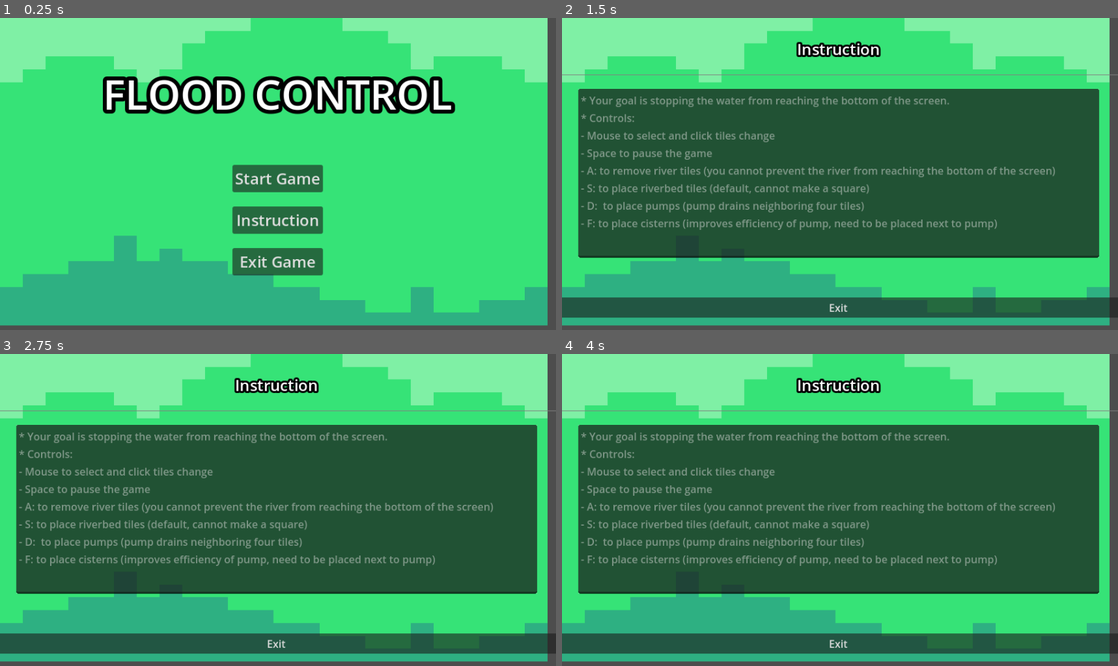
Above: before the commit, frames 1-4 (two rows, left to right).
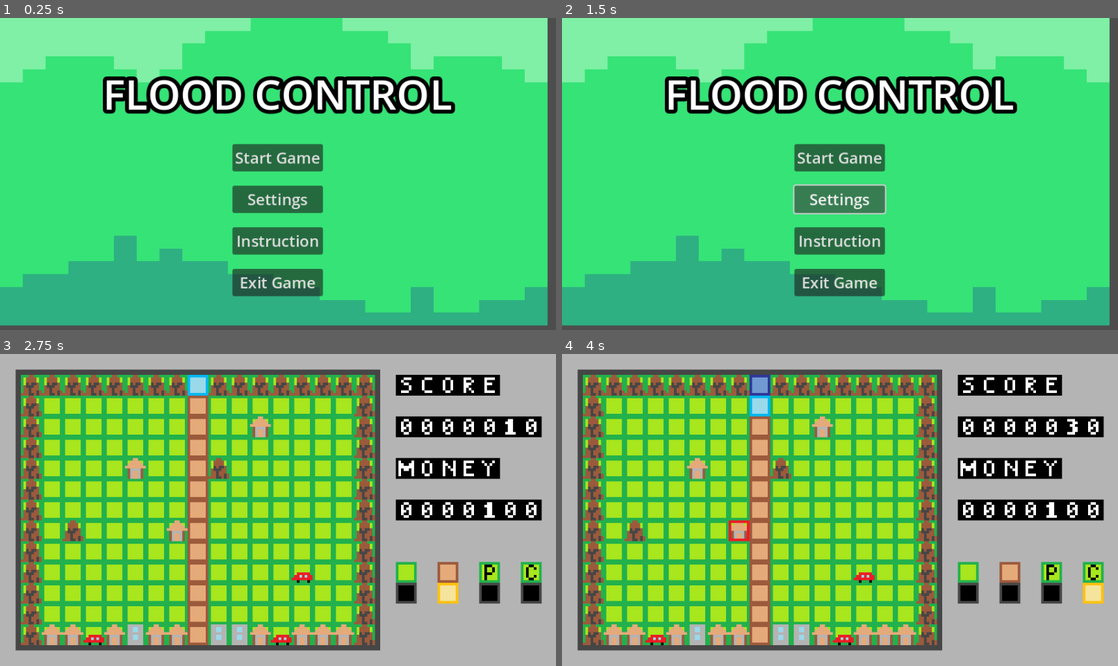
Above: after the commit, the same moments.

Repository: sho16ogura/cs292team5
Game: Godot game, scene res://main menu/main menu/main_menu.tscn
The game is run twice, just before and just after one commit, with the same random seed, the same clock (stepped at 60 frames per second) and the same inputs.
Inputs (mouse positions are in pixels of both pictures, inside the frame that each line leads up to):
- Up to frame 1 (0.25 s): no input
- Up to frame 2 (1.5 s): click "Instruction" at 0.5 s; click (840, 198) at 1.25 s, where only the run after the commit has a clickable "Settings"
- Up to frame 3 (2.75 s): click (278, 494) at 2 s, where only the run after the commit has a clickable "Start Game"
- Up to frame 4 (4 s): move the mouse to (962, 494) at 2.77 s; click (962, 494) at 2.85 s; tap Enter at 3.5 s; move the mouse to (728, 525) at 3.52 s; tap F (toggle_cistern) at 3.6 s

The runs differ from the first frame. In frame 1, 6.2% of the frame differs, in the area x 41-59%, y 40-90%; in frame 2, 60%; in frame 3, 100%, in the area x 0-100%, y 0-100%; in frame 4, 100%.
Error after the commit: Invalid access to property or key 'button_down' on a base object of type 'null instance'. (res://main)

Commit message:
Revert "Settings_menu"
This reverts commit 78a8546fe6366496087ddad0fa975ca8f4d439d8.

Diff:
--- a/team5project/main menu/main menu/main_menu.tscn
+++ b/team5project/main menu/main menu/main_menu.tscn
@@ -2,7 +2,7 @@
 
 [ext_resource type="Script" path="res://main menu/main menu/main_menu.gd" id="1_sn3hk"]
 [ext_resource type="Texture2D" uid="uid://eess7uyvg1uh" path="res://tile_0014.png" id="1_w8vvv"]
-[ext_resource type="PackedScene" uid="uid://bayrvi5tdmxbb" path="res://settings menu/settings_menu.tscn" id="4_ska44"]
+[ext_resource type="AudioStream" uid="uid://rkepwtflhojx" path="res://Sakura-Girl-Beach-chosic.com_.mp3" id="3_d4pl2"]
 
 [sub_resource type="SystemFont" id="SystemFont_iqhrx"]
 font_names = PackedStringArray("Impact")
@@ -84,7 +84,14 @@
 text = "Start Game
 "
 
-[node name="Settings_Button" type="Button" parent="MarginContainer/HBoxContainer/VBoxContainer"]
+[node name="Start_Button2" type="Button" parent="MarginContainer/HBoxContainer/VBoxContainer"]
+custom_minimum_size = Vector2(120, 32)
+layout_mode = 2
+theme_override_fonts/font = SubResource("SystemFont_ef1sv")
+theme_override_font_sizes/font_size = 24
+text = "Settings"
+
+[node name="Start_Button3" type="Button" parent="MarginContainer/HBoxContainer/VBoxContainer"]
 custom_minimum_size = Vector2(120, 32)
 layout_mode = 2
 theme_override_fonts/font = SubResource("SystemFont_ef1sv")
@@ -98,10 +105,6 @@
 theme_override_font_sizes/font_size = 24
 text = "Exit Game"
 
-[node name="Settings_Menu" parent="." instance=ExtResource("4_ska44")]
-visible = false
-layout_mode = 1
-offset_left = -458.0
-offset_top = 19.0
-offset_right = -458.0
-offset_bottom = -770.0
+[node name="AudioStreamPlayer2D" type="AudioStreamPlayer2D" parent="."]
+stream = ExtResource("3_d4pl2")
+autoplay = true
--- a/team5project/settings menu/settings_menu.tscn
+++ b/team5project/settings menu/settings_menu.tscn
@@ -61,18 +61,15 @@
 layout_mode = 2
 size_flags_horizontal = 4
 size_flags_vertical = 4
-theme_override_colors/font_color = Color(0.764706, 0.698039, 0.890196, 0.192157)
 theme_override_fonts/font = SubResource("SystemFont_y0byd")
 text = "* Your goal is stopping the water from reaching the bottom of the screen.
 * Controls:
 - Mouse to select and click tiles change
-- Space to pause the game
 - A: to remove river tiles (you cannot prevent the river from reaching the bottom of the screen)
 - S: to place riverbed tiles (default, cannot make a square)
 - D:  to place pumps (pump drains neighboring four tiles)
 - F: to place cisterns (improves efficiency of pump, need to be placed next to pump)
 "
-editable = false
 virtual_keyboard_enabled = false
 middle_mouse_paste_enabled = false
 
